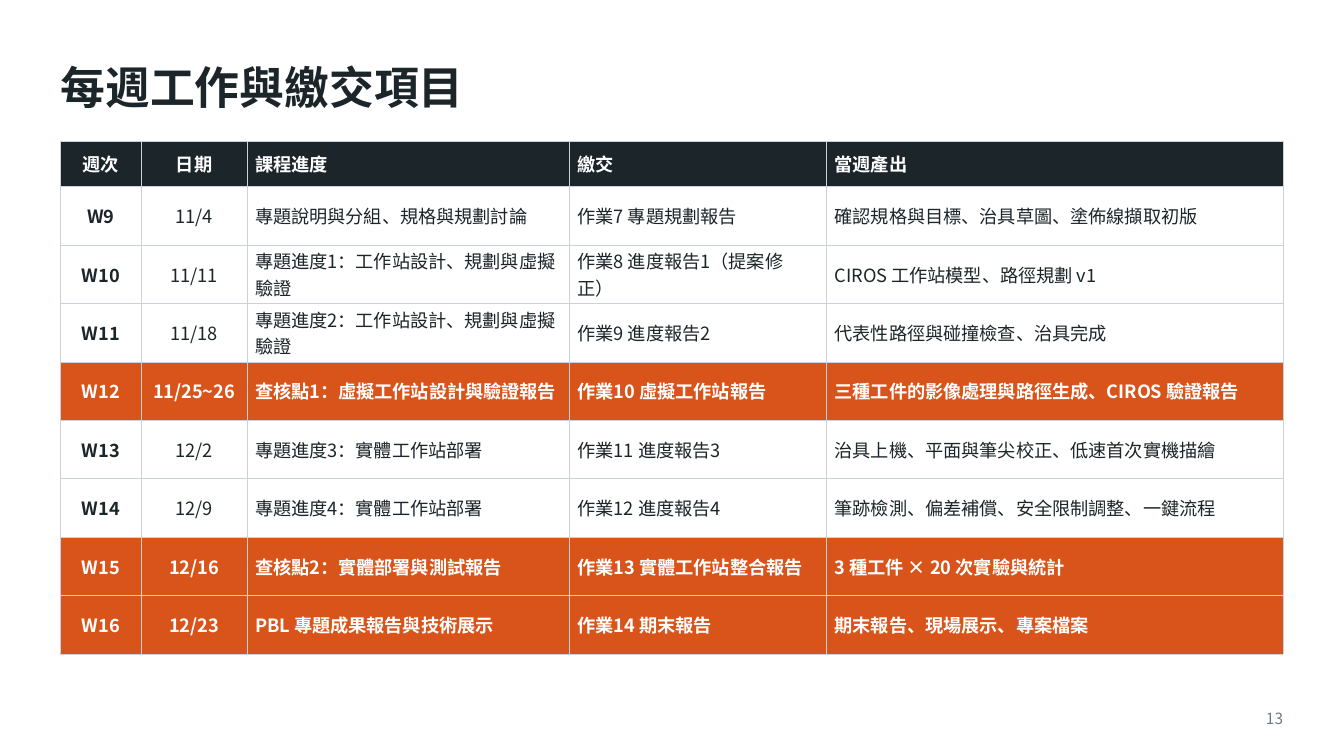
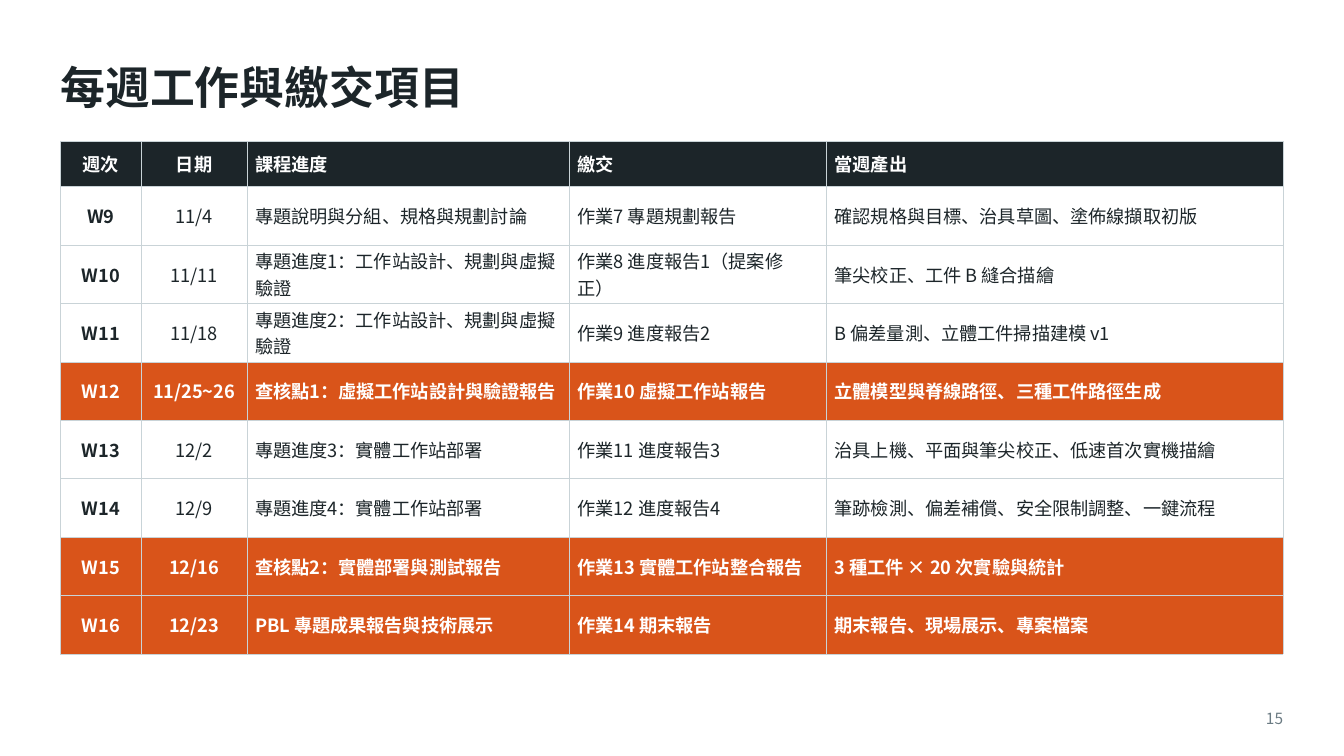
Before and after one commit to Rayyang800/PBL-path-planning, a slide deck: slide 15 of PBL專題規劃報告_三種工件版.pptx (slide 13 before the commit). Drawn at 1344x756 pixels with LibreOffice and Linux fonts; fonts in the diff are those of the drawing. Boxes give left, top, right and bottom in pixels: in the first picture for what was removed or moved away, otherwise in the second. Text is boxed around its words. In the diff, an @@ line names an element or a change of style, - is before the commit and + after.

```diff
--- a/PBL專題規劃報告_三種工件版.pptx
+++ b/PBL專題規劃報告_三種工件版.pptx
@@ table at [60,141,1284,654] @@
-row 3, column 5: CIROS 工作站模型、路徑規劃 v1
+row 3, column 5: 筆尖校正、工件 B 縫合描繪
-row 4, column 5: 代表性路徑與碰撞檢查、治具完成
+row 4, column 5: B 偏差量測、立體工件掃描建模 v1
-row 5, column 5: 三種工件的影像處理與路徑生成、CIROS 驗證報告
+row 5, column 5: 立體模型與脊線路徑、三種工件路徑生成
@@ page number at [1266,712,1283,724]: text changed @@
-13
+15
```
Also in this commit, not shown: 13 other slides changed, 10 slides added, 1 slide removed, 16 other files.
